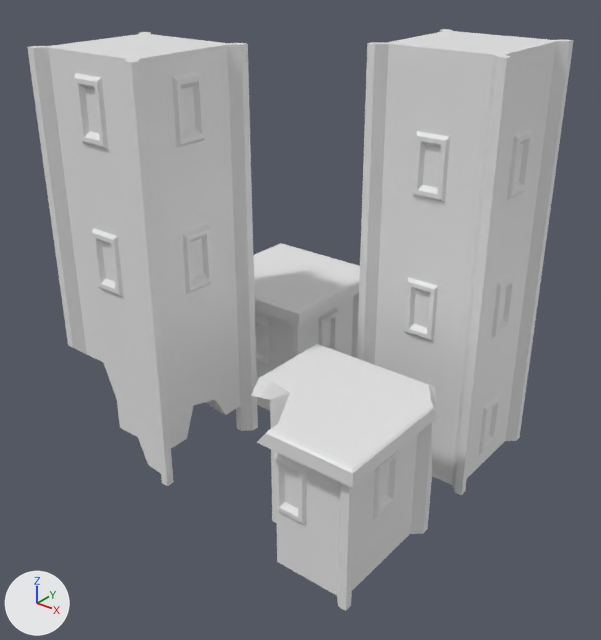
One commit to the Blender file Models/Objects/platforms.blend: the scene before it, then after it.
Both versions are drawn from a camera (50 mm lens) standing at (31.2, -42.8, 45.0) and looking at (-8.1, 6.4, 14.5). The axes (+X, +Y, +Z) are drawn at lower left. The lights are the same throughout.

Objects in the first picture: 'hanger', 'hangerBroken', 'pedestal', 'pedestalBroken'.
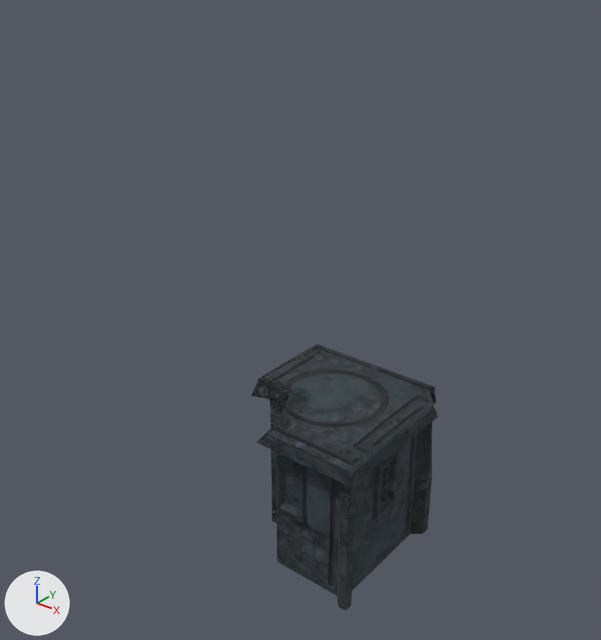
Commit message: finalized platforms

Pixel boxes [x1, y1, x2, y2] of what changed, in the pictures (601 x 640 px):
'hangerBroken', hidden
    before: [27, 32, 258, 486]
'hanger', hidden
    before: [357, 29, 574, 495]
'pedestalBroken', surface changed (white to black)
    both: [251, 344, 438, 611]
'pedestal', hidden
    before: [253, 243, 360, 410]

Diff of the bpy script that builds the scene:
```diff
--- a/Models/Objects/platforms.blend.py
+++ b/Models/Objects/platforms.blend.py
@@ mat_pedestal @@
 mat_pedestal = bpy.data.materials.new('pedestal')
-# nodes: BsdfPrincipled, OutputMaterial
+# nodes: BsdfPrincipled, Displacement, Mapping, NormalMap, OutputMaterial, TexCoord, TexImage x4
+# uses the picture img_pedestal_basecolor_1003_png
+# uses the picture img_pedestal_displacement_1003_png
+# uses the picture img_pedestal_normal_1003_png
+# uses the picture img_pedestal_roughness_1003_png
@@ mat_pedestalbroken @@
 mat_pedestalbroken = bpy.data.materials.new('pedestalBroken')
-# nodes: BsdfPrincipled, OutputMaterial
+# nodes: BsdfPrincipled, Displacement, Mapping, NormalMap, OutputMaterial, TexCoord, TexImage x4
+# uses the picture img_pedestalbroken_basecolor_1004_png
+# uses the picture img_pedestalbroken_displacement_1004_png
+# uses the picture img_pedestalbroken_normal_1004_png
+# uses the picture img_pedestalbroken_roughness_1004_png
@@ mat_hangerbroken @@
 mat_hangerbroken = bpy.data.materials.new('hangerBroken')
-# nodes: BsdfPrincipled, OutputMaterial
+# nodes: BsdfPrincipled, Displacement, Mapping, NormalMap, OutputMaterial, TexCoord, TexImage x4
+# uses the picture img_hangerbroken_basecolor_1002_png
+# uses the picture img_hangerbroken_displacement_1002_png
+# uses the picture img_hangerbroken_normal_1002_png
+# uses the picture img_hangerbroken_roughness_1002_png
@@ mat_hanger @@
 mat_hanger = bpy.data.materials.new('hanger')
-# nodes: BsdfPrincipled, OutputMaterial
+# nodes: BsdfPrincipled, Displacement, Mapping, OutputMaterial, TexCoord, TexImage x3
+# uses the picture img_hanger_basecolor_1001_png
+# uses the picture img_hanger_displacement_1001_png
+# uses the picture img_hanger_roughness_1001_png
@@ ob_pedestal @@
 ob_pedestal = bpy.data.objects.new('pedestal', me_cube_011)
-ob_pedestal.location = (-17.6, 16.3, 0.0)
+ob_pedestal.location = (0.0, 0.0, 0.0)
+ob_pedestal.hide_set(True)
@@ ob_hangerbroken @@
 ob_hangerbroken = bpy.data.objects.new('hangerBroken', me_cube_013)
-ob_hangerbroken.location = (-18.3, 0.0, 0.0)
+ob_hangerbroken.location = (0.0, 0.0, 0.0)
 ob_hangerbroken.scale = (6.4, 6.4, 6.4)
+ob_hangerbroken.hide_set(True)
@@ ob_hanger @@
 ob_hanger = bpy.data.objects.new('hanger', me_cube_015)
-ob_hanger.location = (0.0, 17.0, 0.0)
+ob_hanger.location = (0.0, 0.0, 0.0)
+ob_hanger.hide_set(True)
```
